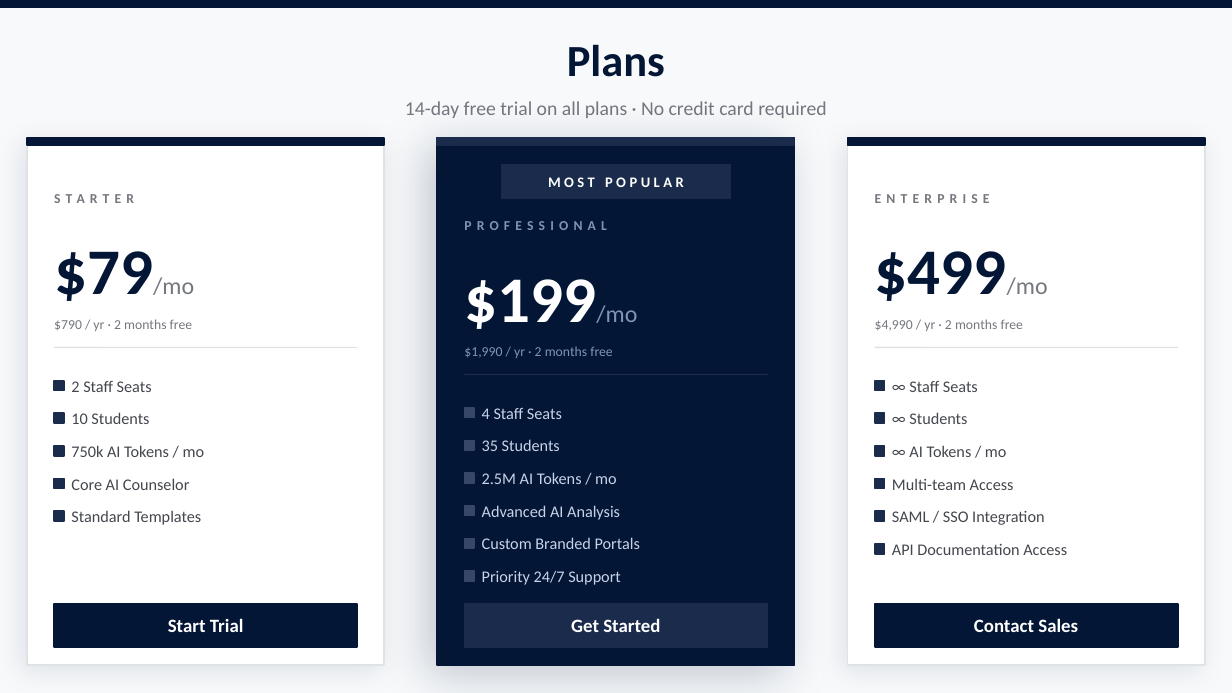
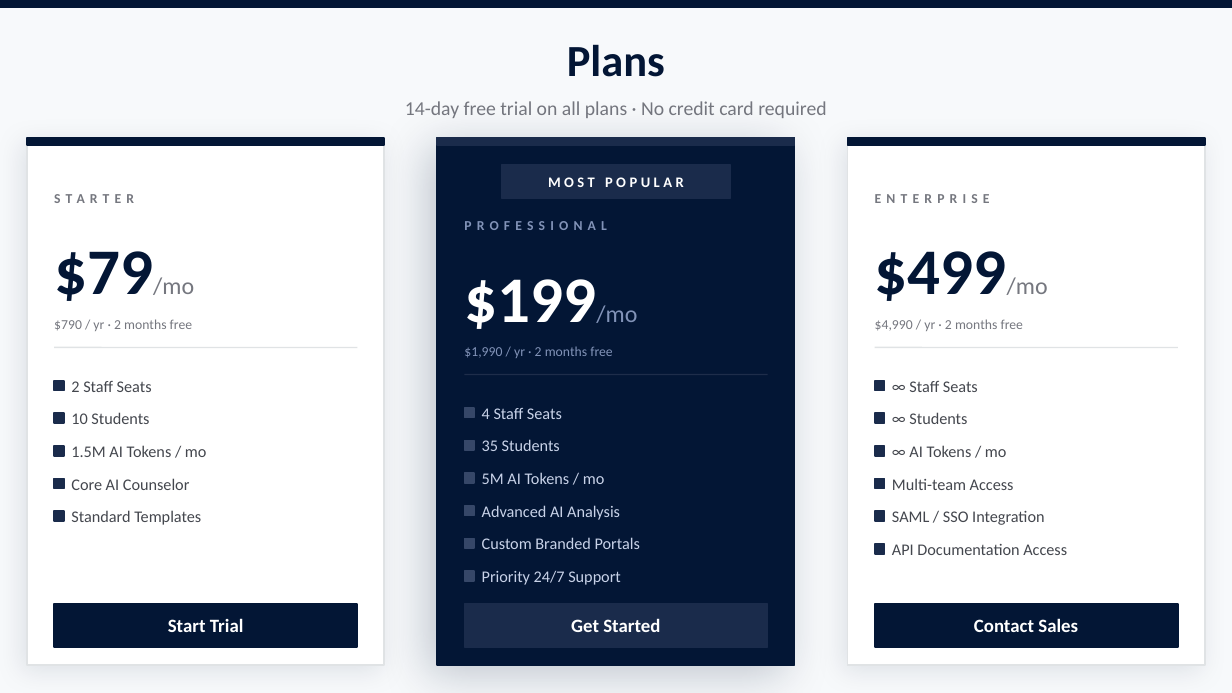
Before and after one commit to wxusan/applypilot, a slide deck: slide 1 of ApplyPilot_Pricing.pptx. Drawn at 1232x693 pixels with LibreOffice and Linux fonts; fonts in the diff are those of the drawing. Boxes give left, top, right and bottom in pixels: in the first picture for what was removed or moved away, otherwise in the second. Text is boxed around its words. In the diff, an @@ line names an element or a change of style, - is before the commit and + after.

Commit message:
feat: update token limits to 1.5M/5M across all files + pricing deck

```diff
--- a/ApplyPilot_Pricing.pptx
+++ b/ApplyPilot_Pricing.pptx
@@ text at (x1=71, y1=445, x2=207, y2=457): text changed @@
-750k AI Tokens / mo
+1.5M AI Tokens / mo
@@ text at (x1=482, y1=472, x2=605, y2=484): text changed @@
-2.5M AI Tokens / mo
+5M AI Tokens / mo
```
Also in this commit, not shown: 1 other slide changed, 5 other files.
